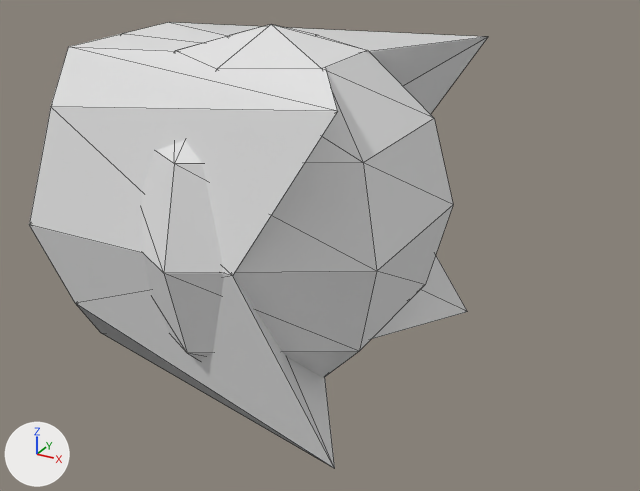
Two versions of the glTF model assets/models/snake.glb, one commit apart.
Camera for both pictures: a 50 mm lens placed at (2.46, -3.95, 2.79), pointed at (0.33, -0.09, 0.86). The axes (+X, +Y, +Z) are drawn at lower left. The lights are the same throughout. Mesh edges are drawn as thin lines. Where no turn or scale is listed for an object, it has been applied to the vertices. Vertices at the same position are counted once.

Script lines for the objects in view, before the commit:
```python
me_sphere = bpy.data.meshes.new('Sphere')
me_sphere.from_pydata(...)  # 24 vertices, 44 faces; spans x -1.0..0.86, y -0.9..0.9, z -0.87..0.87
me_sphere_002 = bpy.data.meshes.new('Sphere.002')
me_sphere_002.from_pydata(...)  # a UV sphere (6 segments, 6 rings, poles along z) spanning x -0.87..0.87, y -1.0..1.0, z -1.0..1.0
ob_sphere = bpy.data.objects.new('Sphere', me_sphere)
ob_sphere.location = (0.0, 0.0, 1.0)
ob_sphere_001 = bpy.data.objects.new('Sphere.001', me_sphere_002)
ob_sphere_001.location = (0.0, 0.0, 1.0)
```
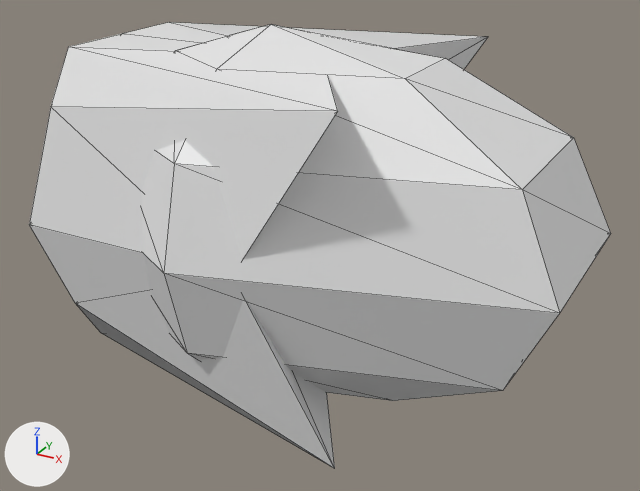
Pixel boxes [x1, y1, x2, y2] of what changed, in the pictures (640 x 491 px; the box of a moved part takes in the faces that stretch with it):
'Sphere.001', reshaped (50% wider, 6% taller)
    before: [141, 24, 453, 378]
    after: [141, 24, 611, 401]
part 1 of me_sphere_002, moved or reshaped
    before: [164, 24, 453, 378]
    after: [164, 24, 611, 401]

What changed in the scene script:
```text
Change me_sphere_002:
    where me_sphere_002.from_pydata(...)  # 32 vertices, 60 faces; spans x -0.87..0.87, y -1.0..1.0, z -1.0..1.0
    used by ob_sphere_001; location = (0.0, 0.0, 1.0)
    me_sphere_002 part 1: all 10 vertices in x 0.43..0.87, y -0.5..0.5, z -0.87..0.87 are scaled about the mesh origin by (2, 1, 1)
```
